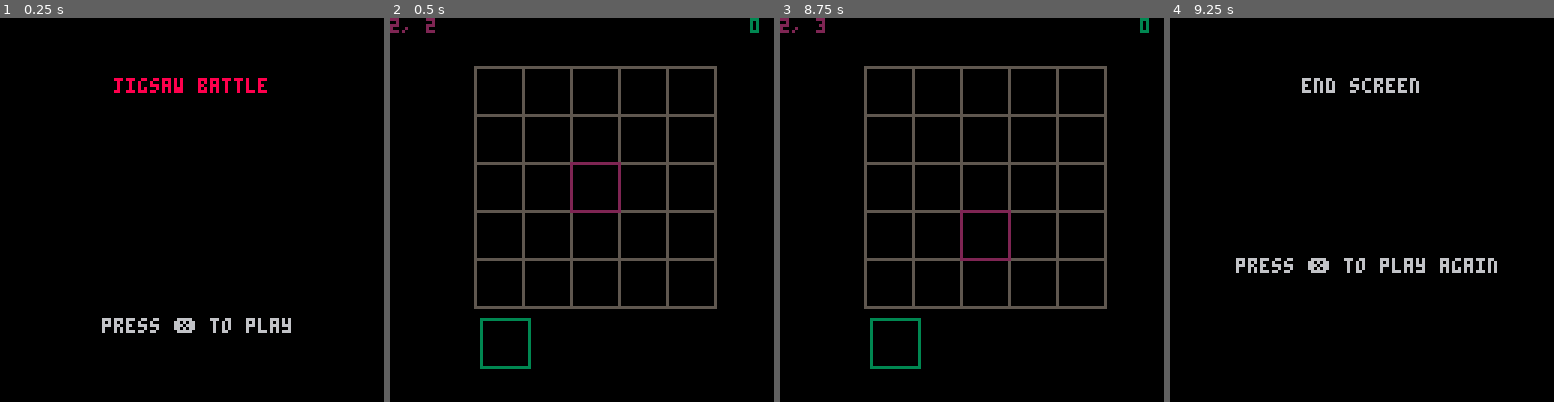
Above: before the commit, frames 1-4 (left to right).
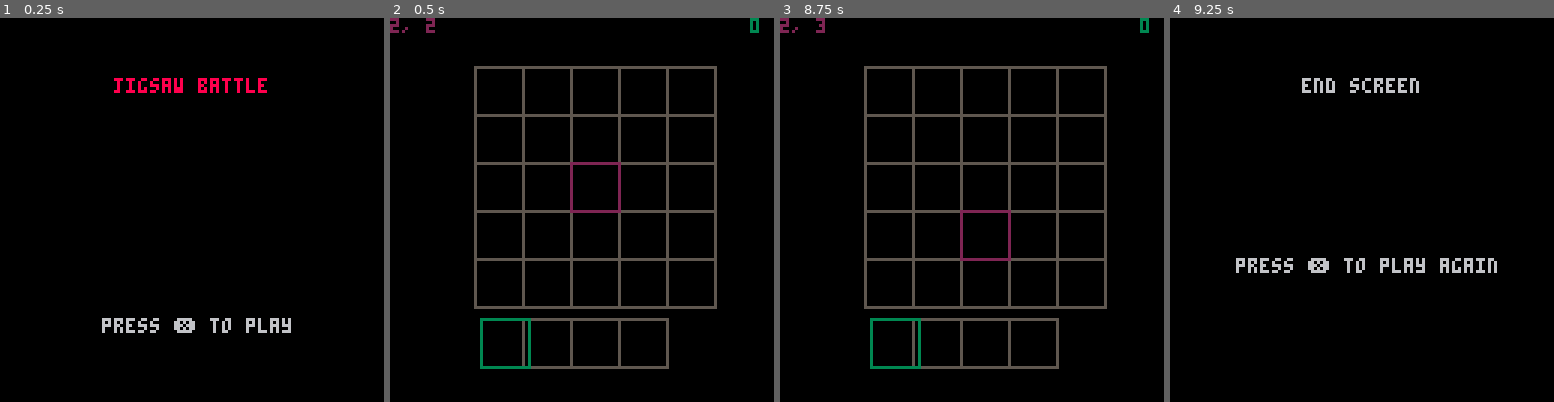
Above: after the commit, the same moments.

Repository: FelixEder/jigsaw-battle
Game: PICO-8 cartridge jigsaw-battle.p8
Same seed, same stepped clock (60 frames per second), same inputs: the game is played once before the commit and once after it.
Inputs:
- Up to frame 1 (0.25 s): no input
- Up to frame 2 (0.5 s): tap X (X key) at 0.33 s
- Up to frame 3 (8.75 s): tap O (Z key) at 0.7, 1.7, 2.1, 2.5, 2.9, 3.3, 3.7, 4.1, 4.5, 4.9, 5.3, 5.7, 6.1, 6.5, 6.9, 7.3, 7.7, 8.1, 8.5 s; tap X (X key) at 1.07, 1.85, 2.97, 4.08, 5.2, 6.32, 7.43, 8.55 s; hold Right 1.6-2.1 s; hold Up 2.15-2.42 s; hold Right 2.47-3.03 s; hold Left 3.08-3.58 s; hold Down 3.63-3.97 s; hold Right 4.02-4.68 s; hold Up 4.73-5.03 s; hold Left 5.08-5.68 s; hold Down 5.73-6.03 s; hold Right 6.08-6.58 s; hold Right 6.63-7.13 s; hold Up 7.18-7.45 s; hold Right 7.5-8.07 s; hold Left 8.12-8.62 s; hold Down from 8.67 s (still down)
- Up to frame 4 (9.25 s): tap O (Z key) at 8.9 s; release Down at 9 s; hold Right from 9.05 s (still down)

Frame 1 is identical in both runs. In frame 2, 0.9% of the frame differs, in the area x 34-73%, y 78-92%; in frame 3, 0.9%; in frame 4, nothing differs.

Commit message:
First version selection row

Diff:
--- a/jigsaw-battle.p8
+++ b/jigsaw-battle.p8
@@ -180,6 +180,7 @@
 function game_init()
 		--todo set all game state
   create_grid()
+  create_row()
   --todo set p1 selection row
   grid_cursor = {
     x = 2,
@@ -234,6 +235,7 @@
 function game_draw()
 	cls()
 	draw_grid()
+	draw_row()
 	rect(28 + grid_cursor.x * 16, 16 + grid_cursor.y * 16, 44 + grid_cursor.x * 16, 32 + grid_cursor.y * 16, 2)
 	rect(30 + selection_cursor * 16, 100, 46 + selection_cursor * 16, 116, 3)
 
@@ -264,6 +266,28 @@
 	c = c or 6
 	print(txt, 64 - #txt*2, y, c)
 end
+-->8
+--selection row
+row_w = 3
+
+selection_row = {}
+
+function create_row()
+	for x=0,row_w-1 do
+		selection_row[x] = nil
+	end
+end
+
+function draw_row()
+	for x=0,row_w-1 do
+		local sx = 44 + x*cell_size
+		local sy = 100
+		rect(sx, sy, sx + cell_size,sy+cell_size,5)
+		--render_jigsaw_at(jigsaw, x, 3)
+	end
+end
+
+
 __gfx__
 00000000000000000099900000000000000009aa000009aa00000000000000000000000000000000000000000000000000000000000000000000000000000000
 099999000009999909aaa90000000000000009aa000009aa00000000000000000000000000000000000000000000000000000000000000000000000000000000
